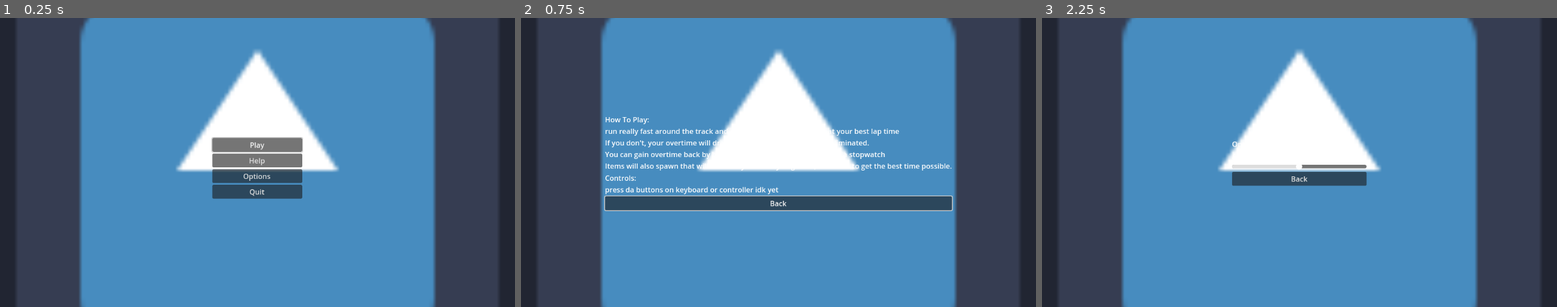
Above: before the commit, frames 1-3 (left to right).
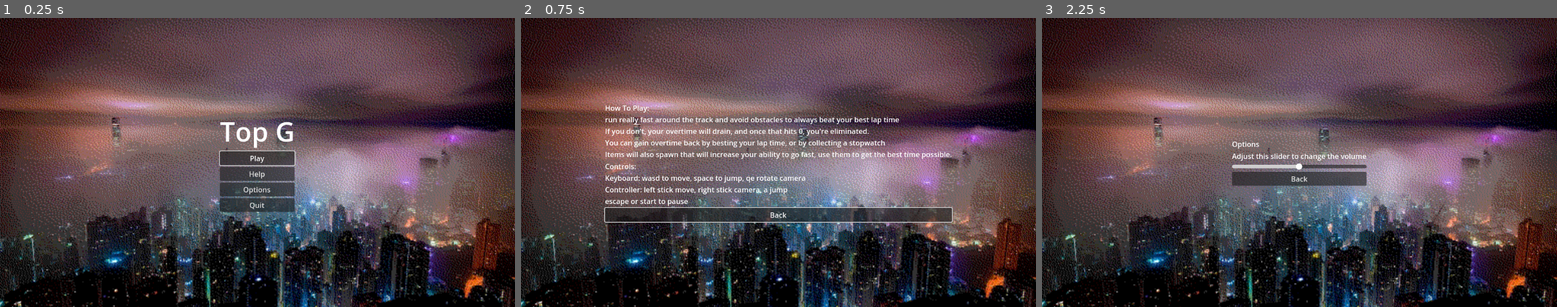
Above: after the commit, the same moments.

Repository: ConnNAND/GMTK-Jam-25
Game: Godot game, scene res://Menus/main_menu.tscn
Two runs of this game, one before a commit and one after it. Both use one fixed random seed, a clock stepped at 60 frames per second and the inputs below. The engine's default icon, where the game draws it, is replaced by a stand-in: a white triangle on a blue panel in a dark square. Sound files missing from this copy of the repository are replaced by a short silence.
Inputs:
- Up to frame 1 (0.25 s): no input
- Up to frame 2 (0.75 s): click "Help" at 0.5 s
- Up to frame 3 (2.25 s): click "Back" at 1.25 s; click "Options" at 2 s

The runs differ from the first frame. In frame 1, 97% of the frame differs, in the area x 0-100%, y 0-100%; in frame 2, 98%; in frame 3, 97%.

Commit message:
menu cool now B)

Diff:
--- a/gmtk-jam-2025/Characters/Rocketeer/rocketeer.gd
+++ b/gmtk-jam-2025/Characters/Rocketeer/rocketeer.gd
@@ -41,7 +41,6 @@
 func _physics_process(delta: float) -> void:
 	windspeed = min(Vector3(velocity.x, velocity.y/2, velocity.z).length()/3-20, 10)
 	wind.volume_db = windspeed
-	print(windspeed)
 	if stepspeed>0:
 		stepspeed -= delta*velocity.length()
 	#checks the angle of the floor to see if you should speed up or slow down
--- a/gmtk-jam-2025/Levels/test_room.gd
+++ b/gmtk-jam-2025/Levels/test_room.gd
@@ -21,6 +21,7 @@
 		temp3.player_id = i[0]
 		temp3.reset()
 	$PlayerViews.columns = maxi(ceili(sqrt($PlayerViews.get_child_count())), 1)
+	$AudioStreamPlayer.play()
 
 func _process(delta: float) -> void:
 	music.volume_db = move_toward(music.volume_db, min(-20, first.windspeed*-30), delta*5)#-20 - (first.windspeed)
--- a/gmtk-jam-2025/Levels/test_room.tscn
+++ b/gmtk-jam-2025/Levels/test_room.tscn
@@ -50,6 +50,7 @@
 [ext_resource type="AudioStream" uid="uid://cqllqn3s7x2r" path="res://Audio/hyper-garden-jungle-breakbeat-drum-and-bass-loop-edit-356528.mp3" id="47_ffy06"]
 [ext_resource type="AudioStream" uid="uid://ipr4r8cu4a0m" path="res://Audio/jungle-waves-drumampbass-electronic-inspiring-promo-345013.mp3" id="48_v5ntf"]
 [ext_resource type="AudioStream" uid="uid://dsqnveboepueu" path="res://Audio/otherworldly-drum-and-bass-full-369492.mp3" id="49_vrdyx"]
+[ext_resource type="AudioStream" uid="uid://dkx018144b44o" path="res://Audio/140512__blackstalian__click_sfx6.wav" id="51_vrdyx"]
 
 [sub_resource type="PanoramaSkyMaterial" id="PanoramaSkyMaterial_8nbxi"]
 panorama = ExtResource("1_m7nff")
@@ -1582,6 +1583,9 @@
 [node name="Car" parent="CarPath" instance=ExtResource("47_d2xca")]
 transform = Transform3D(-4.37114e-08, 0, -1, 0, 1, 0, 1, 0, -4.37114e-08, 261, -30, -103)
 
+[node name="AudioStreamPlayer" type="AudioStreamPlayer" parent="."]
+stream = ExtResource("51_vrdyx")
+
 [connection signal="body_entered" from="GoalPost" to="GoalPost" method="_on_body_entered"]
 [connection signal="body_entered" from="KillPlane" to="KillPlane" method="_on_body_entered"]
 [connection signal="finished" from="Music" to="." method="_on_music_finished"]
--- a/gmtk-jam-2025/Menus/Scripts/home_menu.gd
+++ b/gmtk-jam-2025/Menus/Scripts/home_menu.gd
@@ -7,18 +7,21 @@
 func _on_play_pressed() -> void:
 	$MainMenu.visible = false
 	$ModeSelect.visible = true
+	$"../../click".play()
 	$ModeSelect/LocalGame.grab_focus()
 
 
 func _on_help_pressed() -> void:
 	$MainMenu.visible = false
 	$Help.visible = true
+	$"../../click".play()
 	$Help/Back.grab_focus()
 
 
 func _on_options_pressed() -> void:
 	$MainMenu.visible = false
 	$Options.visible = true
+	$"../../click".play()
 	AudioServer.get_bus_volume_linear(0)
 	$Options/Volume.grab_focus()
 
--- a/gmtk-jam-2025/Menus/Scripts/players_selection.gd
+++ b/gmtk-jam-2025/Menus/Scripts/players_selection.gd
@@ -4,6 +4,7 @@
 @export var MainMenu:PackedScene
 
 func _ready() -> void:
+	$"../../../AudioStreamPlayer".play()
 	$"../AddPlayer".grab_focus()
 
 #func _unhandled_input(event: InputEvent) -> void:
--- a/gmtk-jam-2025/Menus/character_select.tscn
+++ b/gmtk-jam-2025/Menus/character_select.tscn
@@ -1,9 +1,10 @@
-[gd_scene load_steps=5 format=3 uid="uid://dcdj1se40r3wv"]
+[gd_scene load_steps=6 format=3 uid="uid://dcdj1se40r3wv"]
 
-[ext_resource type="Texture2D" uid="uid://l2sos73kuk6q" path="res://icon.svg" id="1_5ipcs"]
+[ext_resource type="Texture2D" uid="uid://bu0ovmoltj2b7" path="res://Materials/Textures/citybg.jpg" id="1_hwkai"]
 [ext_resource type="Script" uid="uid://djn53ol3pwg7c" path="res://Menus/Scripts/players_selection.gd" id="2_wicqc"]
 [ext_resource type="PackedScene" uid="uid://c4ioxrv2edq3" path="res://Menus/player_select_menu.tscn" id="3_hwkai"]
 [ext_resource type="PackedScene" uid="uid://dfivfc2s87jok" path="res://Menus/main_menu.tscn" id="3_ot7gh"]
+[ext_resource type="AudioStream" uid="uid://bmgxbqve8c1qu" path="res://Audio/140511__blackstalian__click_sfx7.wav" id="5_q6kq1"]
 
 [node name="CharacterSelect" type="Control"]
 layout_mode = 3
@@ -19,7 +20,7 @@
 anchor_bottom = 1.0
 grow_horizontal = 2
 grow_vertical = 2
-texture = ExtResource("1_5ipcs")
+texture = ExtResource("1_hwkai")
 expand_mode = 3
 stretch_mode = 6
 
@@ -67,6 +68,9 @@
 layout_mode = 2
 text = "Back"
 
+[node name="AudioStreamPlayer" type="AudioStreamPlayer" parent="."]
+stream = ExtResource("5_q6kq1")
+
 [connection signal="pressed" from="TextureRect/VBoxContainer/AddPlayer" to="TextureRect/VBoxContainer/PlayersSelection" method="_on_add_player_pressed"]
 [connection signal="pressed" from="TextureRect/VBoxContainer/Start" to="TextureRect/VBoxContainer/PlayersSelection" method="_on_start_pressed"]
 [connection signal="pressed" from="TextureRect/VBoxContainer/Back" to="TextureRect/VBoxContainer/PlayersSelection" method="_on_back_pressed"]
--- a/gmtk-jam-2025/Menus/main_menu.tscn
+++ b/gmtk-jam-2025/Menus/main_menu.tscn
@@ -1,7 +1,8 @@
-[gd_scene load_steps=3 format=3 uid="uid://dfivfc2s87jok"]
+[gd_scene load_steps=4 format=3 uid="uid://dfivfc2s87jok"]
 
-[ext_resource type="Texture2D" uid="uid://l2sos73kuk6q" path="res://icon.svg" id="1_jf8mj"]
+[ext_resource type="Texture2D" uid="uid://bu0ovmoltj2b7" path="res://Materials/Textures/citybg.jpg" id="1_p3jrs"]
 [ext_resource type="Script" uid="uid://dfp0okjwoo2d1" path="res://Menus/Scripts/home_menu.gd" id="2_p3jrs"]
+[ext_resource type="AudioStream" uid="uid://ihy28bn13bai" path="res://Audio/vibeclick.ogg" id="3_at0u2"]
 
 [node name="MainMenu" type="Control"]
 layout_mode = 3
@@ -18,7 +19,7 @@
 anchor_bottom = 1.0
 grow_horizontal = 2
 grow_vertical = 2
-texture = ExtResource("1_jf8mj")
+texture = ExtResource("1_p3jrs")
 expand_mode = 3
 stretch_mode = 6
 
@@ -36,7 +37,9 @@
 
 [node name="Title" type="Label" parent="BackgroundImage/HomeMenu/MainMenu"]
 layout_mode = 2
-text = "Ayooo It's Da Racin' Game"
+theme_override_font_sizes/font_size = 60
+text = "Top G"
+horizontal_alignment = 1
 
 [node name="Play" type="Button" parent="BackgroundImage/HomeMenu/MainMenu"]
 layout_mode = 2
@@ -101,7 +104,9 @@
 [node name="Controls" type="Label" parent="BackgroundImage/HomeMenu/Help"]
 layout_mode = 2
 text = "Controls:
-press da buttons on keyboard or controller idk yet"
+Keyboard: wasd to move, space to jump, qe rotate camera
+Controller: left stick move, right stick camera, a jump
+escape or start to pause"
 
 [node name="Back" type="Button" parent="BackgroundImage/HomeMenu/Help"]
 layout_mode = 2
@@ -134,6 +139,9 @@
 focus_previous = NodePath("../Volume")
 text = "Back"
 
+[node name="click" type="AudioStreamPlayer" parent="."]
+stream = ExtResource("3_at0u2")
+
 [connection signal="pressed" from="BackgroundImage/HomeMenu/MainMenu/Play" to="BackgroundImage/HomeMenu" method="_on_play_pressed"]
 [connection signal="pressed" from="BackgroundImage/HomeMenu/MainMenu/Help" to="BackgroundImage/HomeMenu" method="_on_help_pressed"]
 [connection signal="pressed" from="BackgroundImage/HomeMenu/MainMenu/Options" to="BackgroundImage/HomeMenu" method="_on_options_pressed"]
Not shown, added: gmtk-jam-2025/Audio/140509__blackstalian__click_sfx1.wav.import
Not shown, added: gmtk-jam-2025/Audio/140511__blackstalian__click_sfx7.wav.import
Not shown, added: gmtk-jam-2025/Audio/140512__blackstalian__click_sfx6.wav.import
Not shown: 2 places in gmtk-jam-2025/Levels/test_room.tscn that only renumber resources
Binary file added: gmtk-jam-2025/Materials/Textures/citybg.jpg
Not shown, added: gmtk-jam-2025/Materials/Textures/citybg.jpg.import
Not shown, added: gmtk-jam-2025/Audio/140509__blackstalian__click_sfx1.wav
Not shown, added: gmtk-jam-2025/Audio/140511__blackstalian__click_sfx7.wav
Not shown, added: gmtk-jam-2025/Audio/140512__blackstalian__click_sfx6.wav
